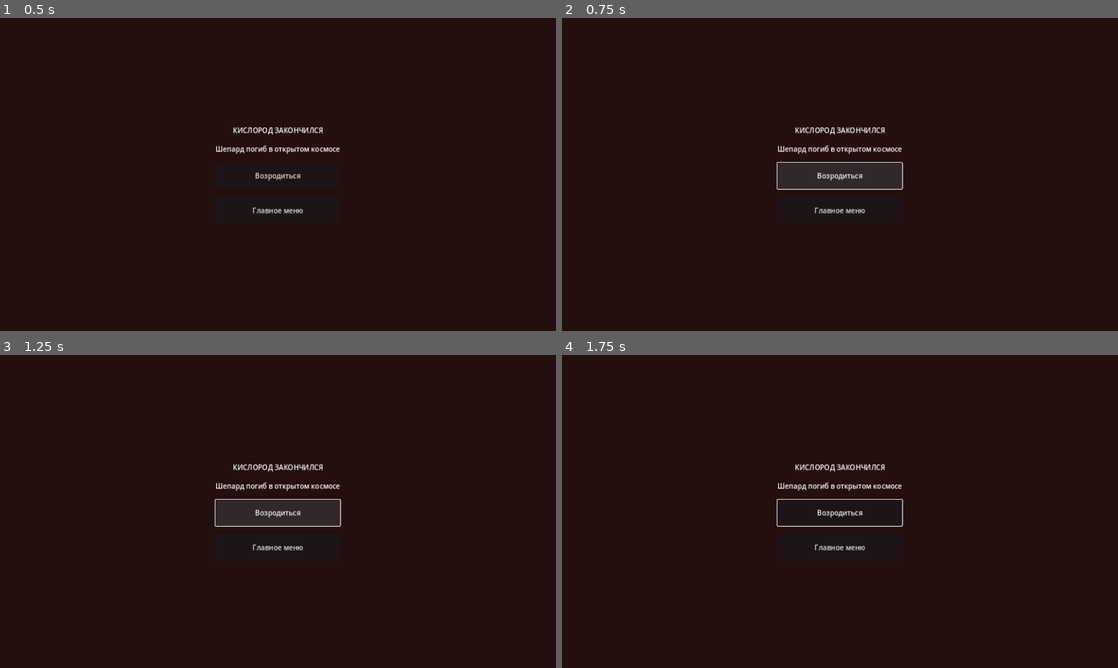
Above: before the commit, frames 1-4 (two rows, left to right).
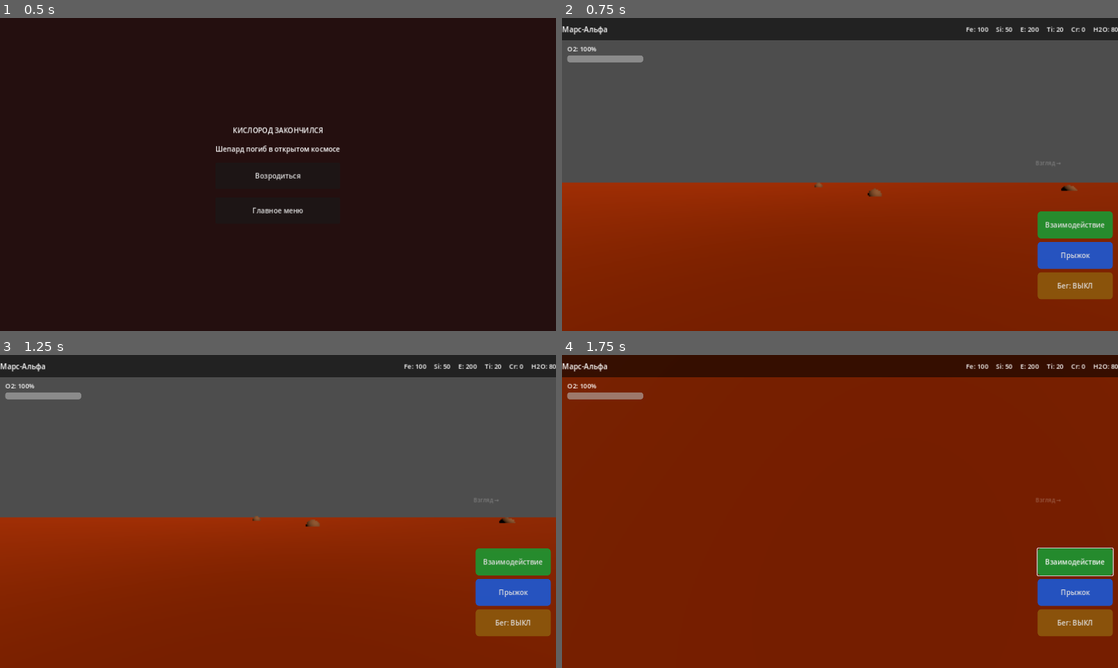
Above: after the commit, the same moments.

Repository: debugmi530-del/stellar-base-game
Game: Godot game, scene res://scenes/death_screen.tscn
The game is run twice, just before and just after one commit, with the same random seed, the same clock (stepped at 60 frames per second) and the same inputs. This scene is started directly instead of the project's main scene.
Inputs (mouse positions are in pixels of both pictures, inside the frame that each line leads up to):
- Up to frame 1 (0.5 s): no input
- Up to frame 2 (0.75 s): click "Возродиться" at 0.5 s
- Up to frame 3 (1.25 s): no input
- Up to frame 4 (1.75 s): click (1073, 561) at 1.25 s, where only the run after the commit has a clickable "Взаимодействие"

Frame 1 is identical in both runs. In frame 2, 93% of the frame differs, in the area x 0-100%, y 2-100%; in frame 3, 93%; in frame 4, 93%.

Commit message:
fix: death_screen.tscn — добавлен script= (кнопки Возродиться/Меню теперь работают)

Diff:
--- a/scenes/death_screen.tscn
+++ b/scenes/death_screen.tscn
@@ -1,8 +1,11 @@
-[gd_scene load_steps=1 format=3 uid="uid://death_screen"]
+[gd_scene load_steps=2 format=3 uid="uid://death_screen"]
+
+[ext_resource type="Script" path="res://scripts/death_screen.gd" id="1"]
 
 [node name="DeathScreen" type="Control"]
 anchor_right = 1.0
 anchor_bottom = 1.0
+script = ExtResource("1")
 
 [node name="Background" type="ColorRect" parent="."]
 anchor_right = 1.0
